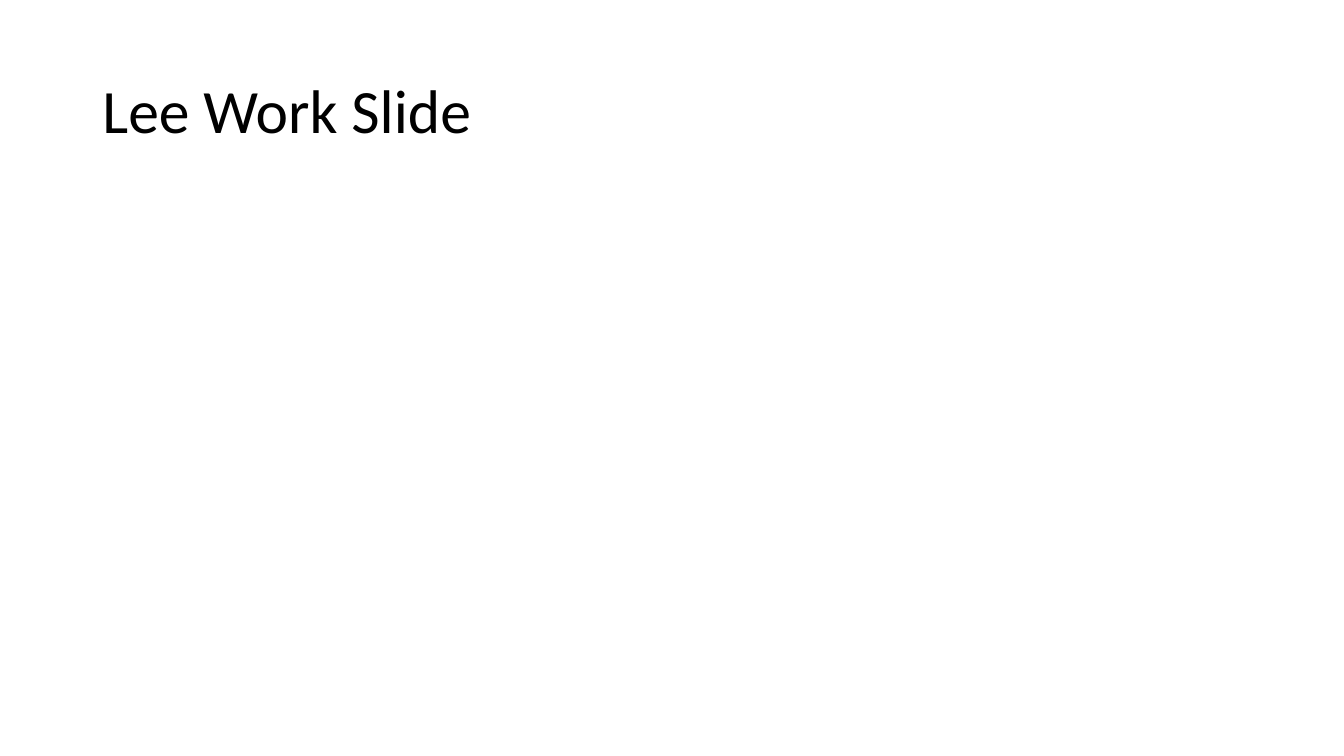
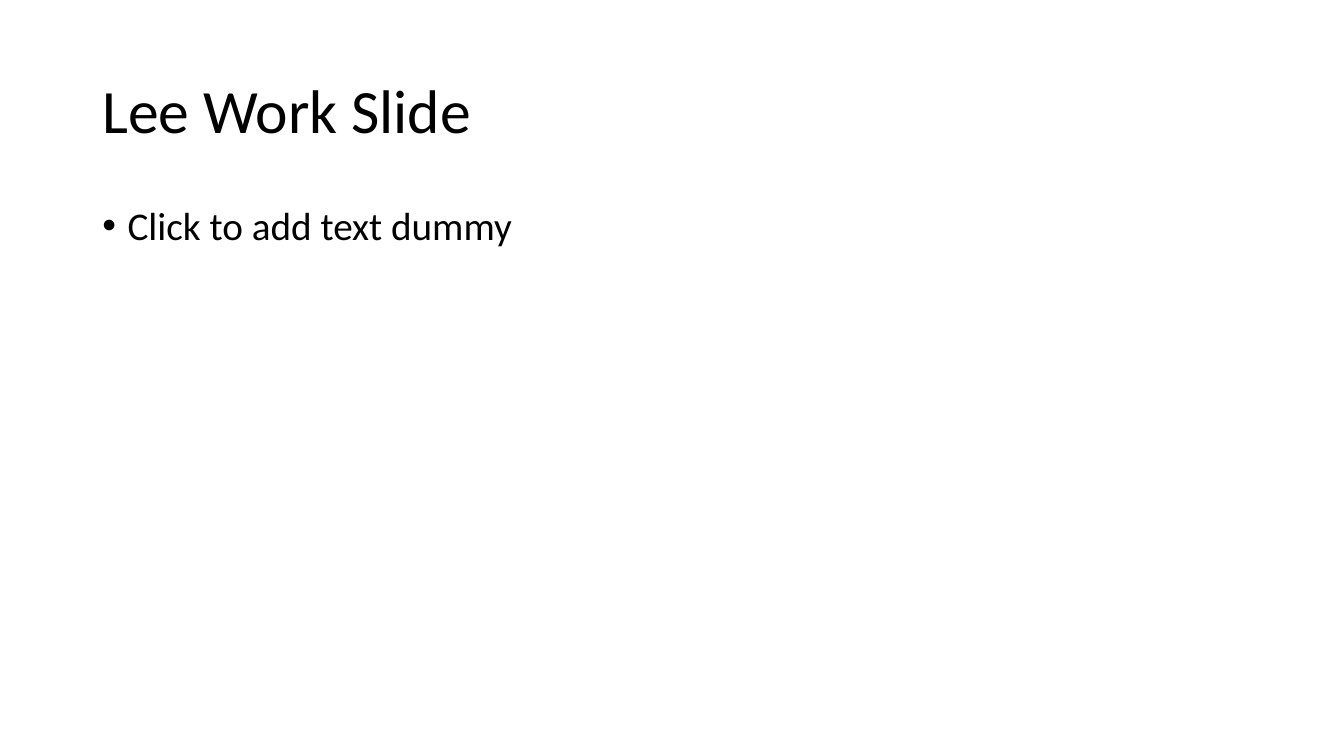
Before and after one commit to NathanKelly1/DataAnalysisProject, a slide deck: slide 9 of Group presentation.pptx. Drawn at 1344x756 pixels with LibreOffice and Linux fonts; fonts in the diff are those of the drawing. Boxes give left, top, right and bottom in pixels: in the first picture for what was removed or moved away, otherwise in the second. Text is boxed around its words. In the diff, an @@ line names an element or a change of style, - is before the commit and + after.

```diff
--- a/Group presentation.pptx
+++ b/Group presentation.pptx
@@ text added at bbox=[128, 212, 512, 247], 28 pt, text #000000 @@
+• Click to add text dummy
```
Also in this commit, not shown: 4 other slides changed.
